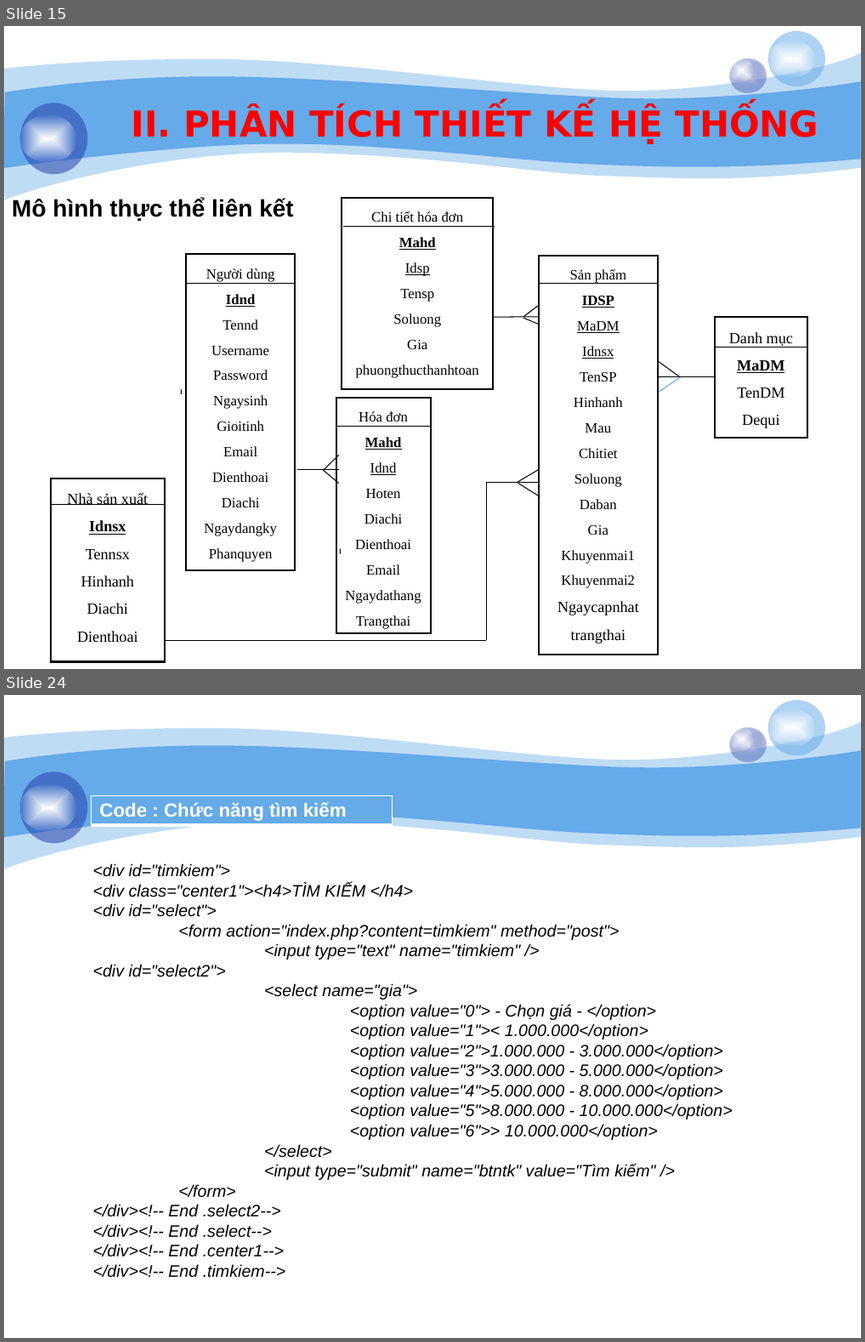
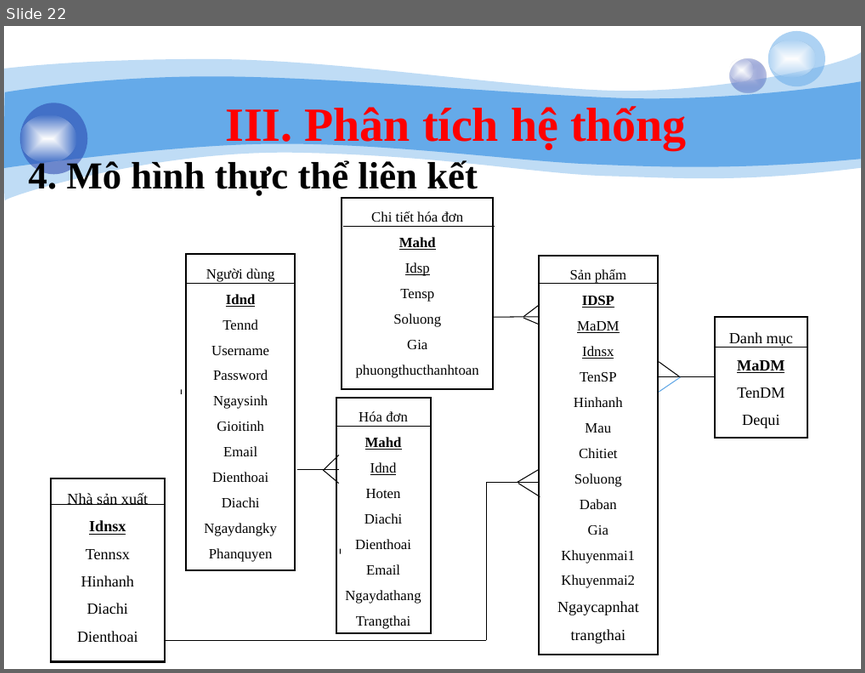
Before and after one commit to giangson0208/webtrasua, a slide deck: baocao/-ibn Thopi.pptx. Shown one above the other, each under a label of ours: slides 15 and 24 before the commit, slide 22 after it; the slides between them are not shown. The pictures are 865x1342 and 865x673 pixels, drawn with LibreOffice and Linux fonts; fonts in the diff are those of the drawing; background and template pictures are left out. Boxes give left, top, right and bottom in pixels: in the first picture for what was removed or moved away, otherwise in the second. Text is boxed around its words. In the diff, an @@ line names an element or a change of style, - is before the commit and + after.

```diff
--- a/baocao/-ibn Thopi.pptx
+++ b/baocao/-ibn Thopi.pptx
@@ slide 24 removed at (4,695,861,1338), background #FFFFFF; not listed: 8 template elements that a slide beside it also shows @@
@@ table removed at (92,795,393,827), 1 rows, 1 columns @@
-Code : Chức năng tìm kiếm
@@ title removed at (93,863,732,1277) @@
-<div id="timkiem">
-<div class="center1"><h4>TÌM KIẾM </h4>
-<div id="select">
-<form action="index.php?content=timkiem" method="post">
-<input type="text" name="timkiem" />
-<div id="select2">
-<select name="gia">
-<option value="0"> - Chọn giá - </option>
-<option value="1">< 1.000.000</option>
-<option value="2">1.000.000 - 3.000.000</option>
-<option value="3">3.000.000 - 5.000.000</option>
-<option value="4">5.000.000 - 8.000.000</option>
-<option value="5">8.000.000 - 10.000.000</option>
-<option value="6">> 10.000.000</option>
-</select>
-<input type="submit" name="btntk" value="Tìm kiếm" />
-</form>
-</div><!-- End .select2-->
-</div><!-- End .select-->
-</div><!-- End .center1-->
-</div><!-- End .timkiem-->
@@ what was slide 15 is now slide 22 @@
@@ slide 22 changed as well @@
@@ text at (225,106,687,150): text changed; size 30 to 40 pt; font DejaVu Sans to Times New Roman @@
-II. PHÂN TÍCH THIẾT KẾ HỆ THỐNG
+III. Phân tích hệ thống
@@ text at (29,159,477,197): text changed; size 20 to 32 pt; font Arial to Times New Roman @@
-  Mô hình thực thể liên kết
+  4. Mô hình thực thể liên kết
```
Also in this commit, not shown: 19 other slides changed, 10 slides added, 7 other slides removed, 10 other files.
